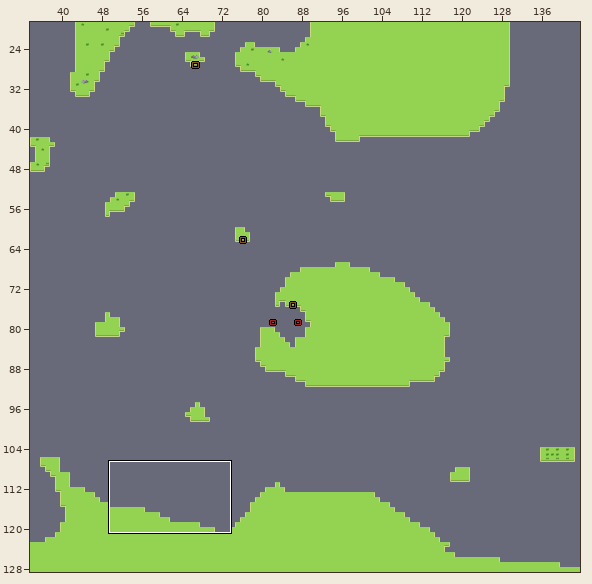
LDtk project: assets/levels/level.ldtk. Above, an overview of the earlier version with the close-up marked.
Close-up. First the earlier version:
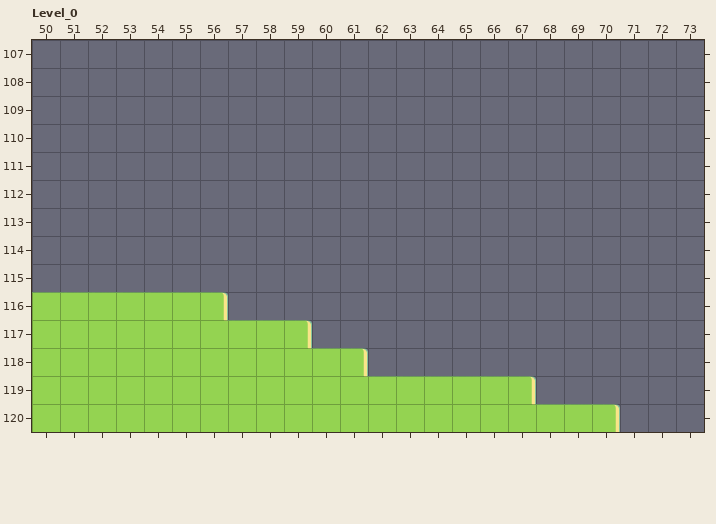
Cells are 100x100 px. Shown: Level_0 x 50..73, y 107..120. The commit also changed other parts of the map, which this record leaves out.
New version:
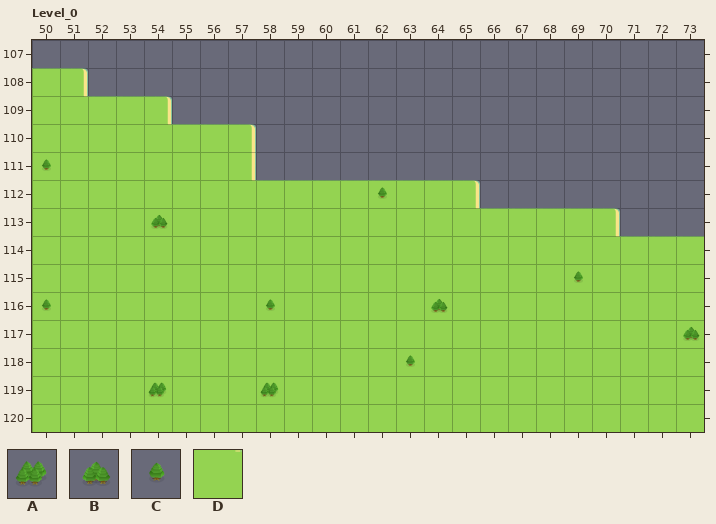
Key: from "DecorTilemap": A 0, B 1, C 2; from "Islands": D 1 "Ground".
_ is an empty cell.
Edits made:
Layer "Islands":
y 108: x 50..51 __ -> DD
y 109: x 50..54 _____ -> DDDDD
y 110..111: x 50..57 ________ -> DDDDDDDD
y 112: x 50..65 ________________ -> DDDDDDDDDDDDDDDD
y 113: x 50..70 _____________________ -> DDDDDDDDDDDDDDDDDDDDD
y 114..115: x 50..73 ________________________ -> DDDDDDDDDDDDDDDDDDDDDDDD
y 116: x 57..73 _________________ -> DDDDDDDDDDDDDDDDD
y 117: x 60..73 ______________ -> DDDDDDDDDDDDDD
y 118: x 62..73 ____________ -> DDDDDDDDDDDD
y 119: x 68..73 ______ -> DDDDDD
y 120: x 71..73 ___ -> DDD
Layer "Decorations":
y 111: x 50 _ -> C
y 112: x 62 _ -> C
y 113: x 54 _ -> B
y 115: x 69 _ -> C
y 116: x 50 _ -> C; x 58 _ -> C; x 64 _ -> B
y 117: x 73 _ -> B
y 118: x 63 _ -> C
y 119: x 54 _ -> A; x 58 _ -> A
